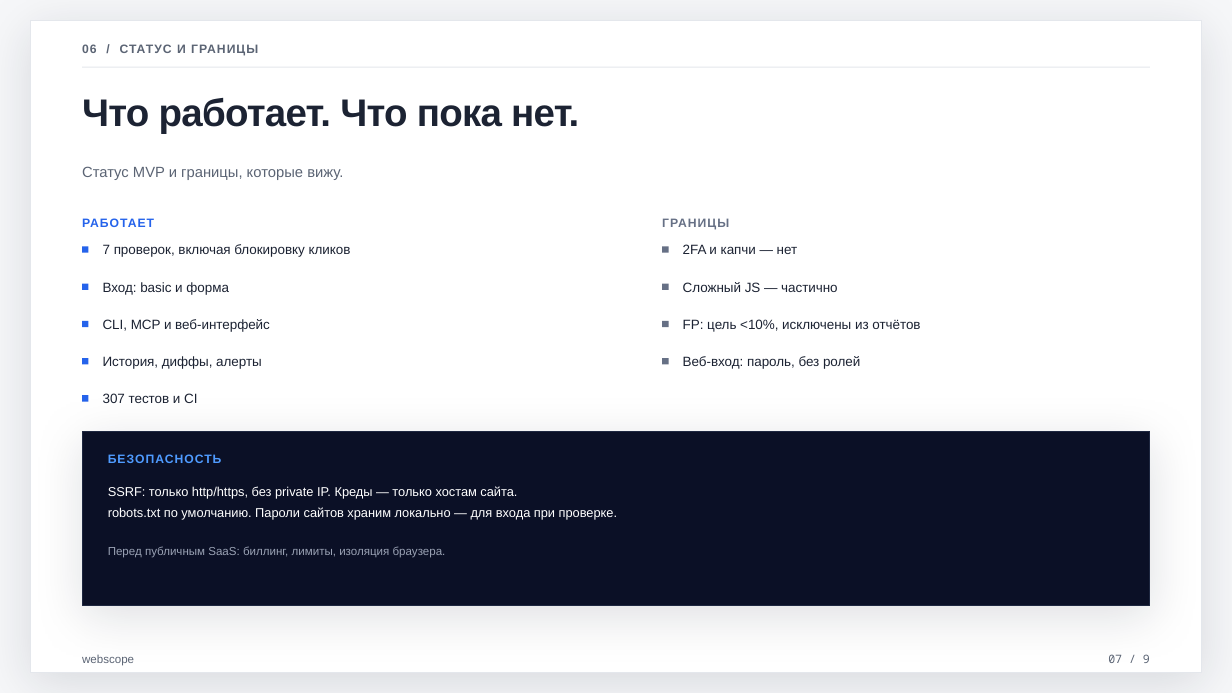
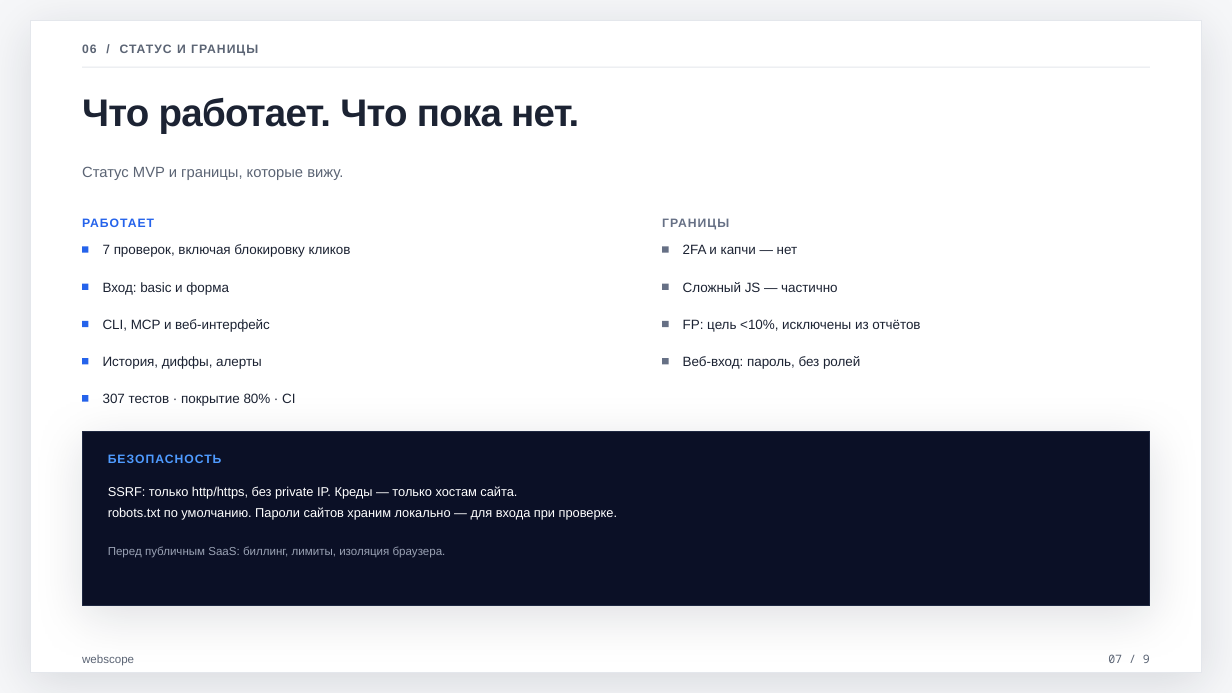
Before and after one commit to xDefox/qa-startup, a slide deck: slide 7 of pitch/webscope-pitch-3min.pptx. Drawn at 1232x693 pixels with LibreOffice and Linux fonts; fonts in the diff are those of the drawing. Boxes give left, top, right and bottom in pixels: in the first picture for what was removed or moved away, otherwise in the second. Text is boxed around its words. In the diff, an @@ line names an element or a change of style, - is before the commit and + after.

```diff
--- a/pitch/webscope-pitch-3min.pptx
+++ b/pitch/webscope-pitch-3min.pptx
@@ text at (x1=103, y1=393, x2=295, y2=406): text changed @@
-307 тестов и CI
+307 тестов · покрытие 80% · CI
```
Also in this commit, not shown: 3 other slides changed, 13 other files.
